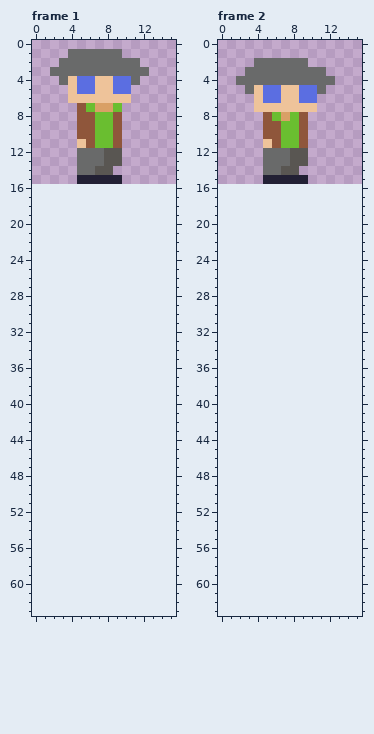
Pixel-art file -- GFX/Aseprite files/Idle.aseprite. Above: the version before the commit.
16x16 pixels, 2 frames. Shown: frame 1, frame 2. The old version is drawn lined up with the new one, on the new canvas.
After the commit:
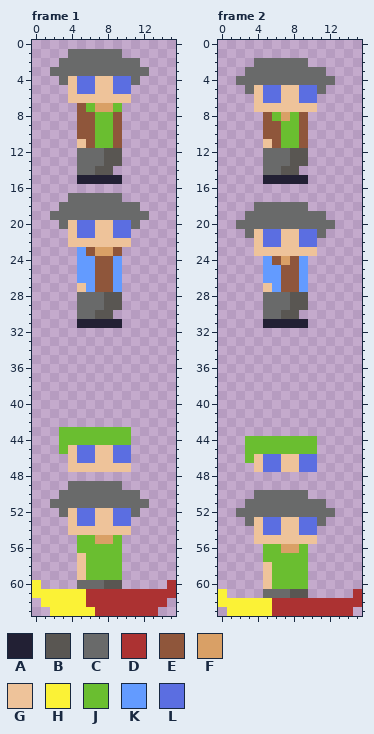
Palette (. is transparent): A #222034  B #595652  C #696a6a  D #ac3232  E #8f563b  F #d9a066  G #eec39a  H #fbf236  J #6abe30  K #639bff  L #5b6ee1
Changes in this commit:
canvas 16x16 -> 16x64
Frame 1:
y 17: x 4..9 ...... -> CCCCCC
y 18: x 3..11 ......... -> CCCCCCCCC
y 19: x 2..12 ........... -> CCCCCCCCCCC
y 20: x 3..11 ......... -> CGLLGGLLC
y 21: x 4..10 ....... -> GLLGGLL
y 22: x 4..10 ....... -> GGGGGGG
y 23: x 5..9 ..... -> KEFFE
y 24..26: x 5..9 ..... -> KKEEK
y 27: x 5..9 ..... -> GKEEK
y 28..29: x 5..9 ..... -> CCCBB
y 30: x 5..8 .... -> CCBB
y 31: x 5..9 ..... -> AAAAA
y 43..44: x 3..10 ........ -> JJJJJJJJ
y 45: x 3..10 ........ -> JGLLGGLL
y 46: x 4..10 ....... -> GLLGGLL
y 47: x 4..10 ....... -> GGGGGGG
y 49: x 4..9 ...... -> CCCCCC
y 50: x 3..11 ......... -> CCCCCCCCC
y 51: x 2..12 ........... -> CCCCCCCCCCC
y 52: x 3..11 ......... -> CGLLGGLLC
y 53: x 4..10 ....... -> GLLGGLL
y 54: x 4..10 ....... -> GGGGGGG
y 55: x 5..9 ..... -> JJFFJ
y 56: x 5..9 ..... -> JJJJJ
y 57..59: x 5..9 ..... -> GJJJJ
y 60: x 0 . -> H; x 5..9 ..... -> CCCBB; x 15 . -> D
y 61: x 0..15 ................ -> HHHHHHDDDDDDDDDD
y 62: x 1..14 .............. -> HHHHHDDDDDDDDD
y 63: x 2..13 ............ -> HHHHHDDDDDDD
Frame 2:
y 18: x 4..9 ...... -> CCCCCC
y 19: x 3..11 ......... -> CCCCCCCCC
y 20: x 2..12 ........... -> CCCCCCCCCCC
y 21: x 3..11 ......... -> CGLLGGLLC
y 22: x 4..10 ....... -> GLLGGLL
y 23: x 4..10 ....... -> GGGGGGG
y 24: x 5..9 ..... -> KEFEK
y 25..26: x 5..9 ..... -> KKEEK
y 27: x 5..9 ..... -> GKEEK
y 28..29: x 5..9 ..... -> CCCBB
y 30: x 5..8 .... -> CCBB
y 31: x 5..9 ..... -> AAAAA
y 44..45: x 3..10 ........ -> JJJJJJJJ
y 46: x 3..10 ........ -> JGLLGGLL
y 47: x 4..10 ....... -> GLLGGLL
y 50: x 4..9 ...... -> CCCCCC
y 51: x 3..11 ......... -> CCCCCCCCC
y 52: x 2..12 ........... -> CCCCCCCCCCC
y 53: x 3..11 ......... -> CGLLGGLLC
y 54: x 4..10 ....... -> GLLGGLL
y 55: x 4..10 ....... -> GGGGGGG
y 56: x 5..9 ..... -> JJFFJ
y 57: x 5..9 ..... -> JJJJJ
y 58..60: x 5..9 ..... -> GJJJJ
y 61: x 0 . -> H; x 5..9 ..... -> CCCBB; x 15 . -> D
y 62: x 0..15 ................ -> HHHHHHDDDDDDDDDD
y 63: x 1..14 .............. -> HHHHHDDDDDDDDD
Changed places in both pictures, as pixel boxes (x1, y1, x2, y2):
added: (50, 193, 149, 328)
added: (32, 427, 176, 616)
added: (236, 202, 335, 328)
added: (218, 436, 362, 616)
